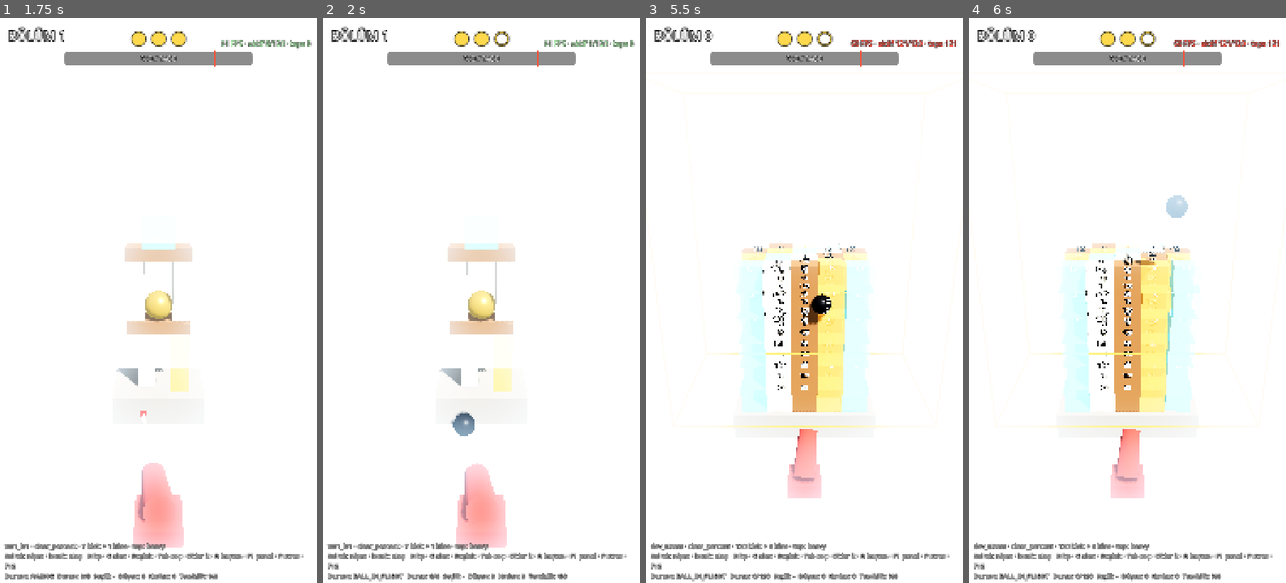
Above: before the commit, frames 1-4 (left to right).
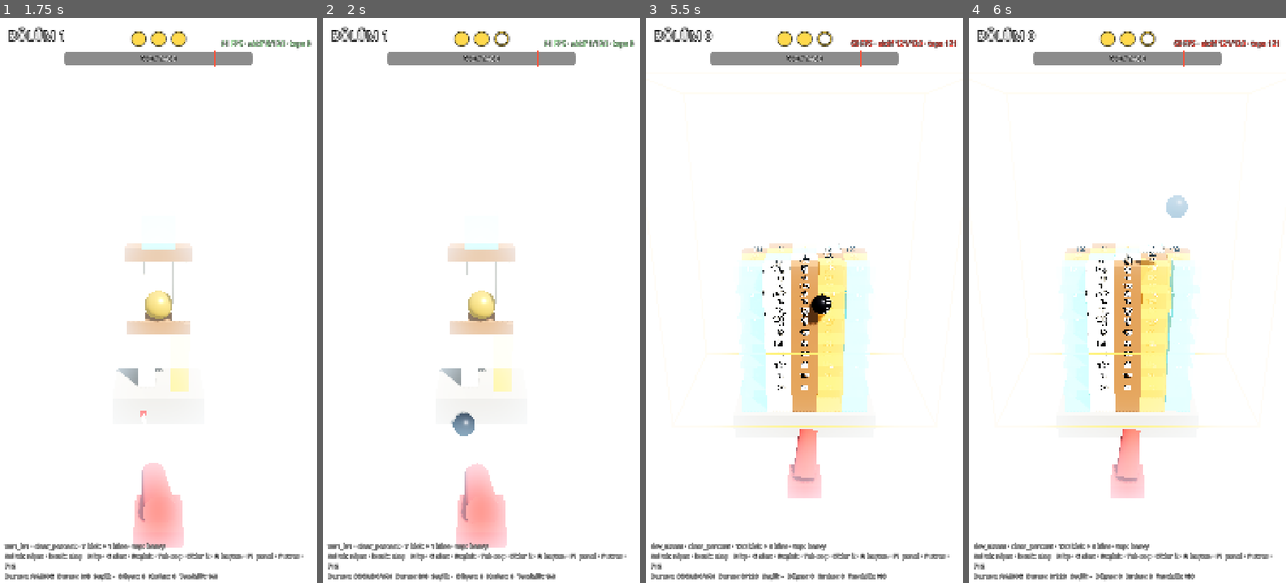
Above: after the commit, the same moments.

Repository: SenaAkyuz/gulleOyunu
Game: Godot game, scene res://src/main.tscn
The game is run twice, just before and just after one commit, with the same random seed, the same clock (stepped at 60 frames per second) and the same inputs.
Inputs (mouse positions are in pixels of both pictures, inside the frame that each line leads up to):
- Up to frame 1 (1.75 s): tap Enter at 0.5 s; move the mouse to (228, 272) at 0.52 s; hold Right 0.53-1.25 s; tap G at 0.6 s; click (228, 272) at 0.67 s; tap Space at 0.77, 1.25 s; drag from (95, 328) to (142, 413) at 1.27 s
- Up to frame 2 (2 s): no input
- Up to frame 3 (5.5 s): move the mouse to (836, 176) at 2.02 s; hold Right 2.03-2.75 s; tap Tab at 2.1 s; tap Enter at 2.75, 4.25 s; drag from (788, 413) to (709, 215) at 2.77 s; tap Space at 3.5, 3.77, 5 s; move the mouse to (899, 385) at 3.52 s; hold Left 3.53-4.25 s; tap P at 3.6 s; drag from (709, 215) to (756, 159) at 4.27 s; move the mouse to (820, 300) at 5.02 s; hold Down from 5.03 s (still down); tap H at 5.1 s; click (820, 300) at 5.17 s
- Up to frame 4 (6 s): release Down at 5.75 s; drag from (1079, 159) to (1064, 328) at 5.77 s

Frame 1 is identical in both runs. In frame 2, 0.5% of the frame differs, in the area x 9-78%, y 98-100%; in frame 3, 0.5%; in frame 4, 0.5%, in the area x 9-80%, y 98-100%.

Commit message:
Play-test feedback: continuous fire, instant win, slow-mo off
- rules.shots.refire_cooldown_sec 0.5: after the ball's first contact (EventBus.ball_hit) or
  expiry the player may fire again; the tower is not waited for (new COOLDOWN state)
- win checked every tick (live clear ratio / core), loss only after the last shot settled or
  settle_timeout; jackpot still counted after the win; stars from shots used
- rules.feel.slowmo_enabled false: no slow motion on jackpot / core drop
- docs/01, 02 (6.6, edge rule), 07 updated; validator + GameConfig required keys
- L01 sim: 20/20 wins, 20/20 jackpot, win reached in 3.9 s (was 5.5 s)

Co-Authored-By: Claude Opus 5.5 <noreply@anthropic.com>

Diff:
--- a/game_data/rules.json
+++ b/game_data/rules.json
@@ -29,7 +29,9 @@
     "default_per_level": 3,
     "extra_shot_price_gold": 50,
     "extra_shot_via_rewarded_ad": true,
-    "max_extra_shots_per_attempt": 2
+    "max_extra_shots_per_attempt": 2,
+    "refire_cooldown_sec": 0.5,
+    "_doc_refire": "Surekli atis: gulle ilk carptiktan (veya kaybolduktan) bu kadar sn sonra yeni atisa izin verilir; kulenin durulmasi beklenmez. Kazanma (hedef) her karede kontrol edilir; kaybetme yalnizca son gulle carpip her sey durulunca (veya physics.settle_timeout_sec) degerlendirilir."
   },
   "stars": {
     "mode": "shots_left",
@@ -93,6 +95,8 @@
     "shake_max_offset": 0.25,
     "shake_max_rotation_deg": 1.5,
     "shake_decay": 1.8,
+    "slowmo_enabled": false,
+    "_doc_slowmo": "false: jackpot/kure dususunde agir cekim yok (Faz 1 oynanis geri bildirimi). Faz 8'de yalnizca kazanma aninda kisa vurgu olarak denenecek (docs/07).",
     "final_slowmo_scale": 0.3,
     "final_slowmo_duration_sec": 0.6,
     "max_concurrent_bursts": 4,
--- a/src/autoload/event_bus.gd
+++ b/src/autoload/event_bus.gd
@@ -8,6 +8,8 @@
 signal ball_fired(ball_id: String)
 signal ball_impact(position: Vector3, impulse: float, material_id: String)
 signal ball_expired(ball_id: String)
+## First contact of a fired ball with anything (block, core, platform): starts the refire cooldown.
+signal ball_hit(ball_id: String)
 
 # --- Blocks / objective ---
 signal block_damaged(block: Node3D, hp_left: float)
--- a/src/autoload/game_config.gd
+++ b/src/autoload/game_config.gd
@@ -17,7 +17,7 @@
 	"objective_defaults.core_shape", "objective_defaults.core_material",
 	"objective_defaults.type", "objective_defaults.clear_percent_target",
 	"objective_defaults.clear_measure", "objective_defaults.broken_counts_as_cleared",
-	"shots.default_per_level",
+	"shots.default_per_level", "shots.refire_cooldown_sec", "feel.slowmo_enabled",
 	"feel.final_slowmo_scale", "feel.final_slowmo_duration_sec",
 	"stars.mode", "stars.three_star_min_shots_left_offset", "stars.two_star_min_shots_left_offset",
 	"physics.gravity", "physics.tick_rate", "physics.settle_timeout_sec",
--- a/src/gameplay/balls/ball.gd
+++ b/src/gameplay/balls/ball.gd
@@ -15,6 +15,7 @@
 var _life_left: float = 0.0
 var _kill_y: float = 0.0
 var _expired: bool = false
+var _hit: bool = false
 
 
 func setup(id: String) -> bool:
@@ -47,6 +48,9 @@
 	add_child(mi)
 
 	continuous_cd = true
+	contact_monitor = true
+	max_contacts_reported = 1
+	body_entered.connect(_on_body_entered)
 	can_sleep = true
 	collision_layer = PhysicsLayers.BALL
 	collision_mask = PhysicsLayers.PLATFORM | PhysicsLayers.BLOCK | PhysicsLayers.CORE
@@ -77,6 +81,14 @@
 		expire()
 
 
+## First contact only (refire cooldown, LevelReferee).
+func _on_body_entered(_body: Node) -> void:
+	if _hit:
+		return
+	_hit = true
+	EventBus.ball_hit.emit(ball_id)
+
+
 func expire() -> void:
 	if _expired:
 		return
--- a/src/gameplay/fx/slowmo.gd
+++ b/src/gameplay/fx/slowmo.gd
@@ -1,6 +1,6 @@
 class_name SlowMo
 extends Node
-## Golden Core slow motion (docs/07 §3): when the core leaves the platform,
+## Golden Core slow motion (docs/07 §3), only if rules.feel.slowmo_enabled: when the core leaves the platform,
 ## Engine.time_scale = rules.feel.final_slowmo_scale for final_slowmo_duration_sec (real time).
 ## Listens to EventBus only. Always restores normal time when the level is left (e.g. R restart).
 ## Uses a child Timer (freed with this node) so a restart mid-slowmo leaves nothing pending.
@@ -24,7 +24,7 @@
 
 
 func _on_core_dropped(_core: Node3D) -> void:
-	if not _timer.is_stopped():
+	if not bool(GameConfig.rule("feel.slowmo_enabled")) or not _timer.is_stopped():
 		return
 	Engine.time_scale = float(GameConfig.rule("feel.final_slowmo_scale"))
 	_timer.start(float(GameConfig.rule("feel.final_slowmo_duration_sec")))
--- a/src/gameplay/level/level_referee.gd
+++ b/src/gameplay/level/level_referee.gd
@@ -1,25 +1,29 @@
 class_name LevelReferee
 extends Node
-## Level rules (docs/02 §6.6, K-018):
-##   AIMING -> BALL_IN_FLIGHT -> SETTLING -> EVALUATE -> AIMING | WON | LOST
-## - BALL_IN_FLIGHT starts on EventBus.ball_fired (one shot used), SETTLING on ball_expired.
-## - SETTLING ends when every body in play rests (asleep or slower than
-##   rules.physics.settle_linear_velocity_threshold) or after rules.physics.settle_timeout_sec.
-## - EVALUATE applies the edge rule to every block and checks the objective:
-##     clear_percent (default): cleared volume (or count) / total >= target; cleared = fallen,
-##       or broken when rules.objective_defaults.broken_counts_as_cleared. Core/joints excluded.
+## Level rules (docs/02 §6.6, K-018) with continuous fire (Faz 1 play-test feedback):
+##   AIMING -> BALL_IN_FLIGHT -> COOLDOWN -> AIMING ...   (shots left)
+##                            -> SETTLING -> EVALUATE -> WON | LOST   (last shot)
+## - BALL_IN_FLIGHT starts on EventBus.ball_fired (one shot used). The ball's first contact
+##   (EventBus.ball_hit) or its expiry ends it: with shots left the player may fire again after
+##   rules.shots.refire_cooldown_sec (the tower is NOT waited for); after the last shot SETTLING
+##   waits until every body rests (asleep or slower than rules.physics.settle_linear_velocity_threshold,
+##   no ball alive) or rules.physics.settle_timeout_sec.
+## - WIN is checked every tick and happens the moment the objective is met:
+##     clear_percent (default): cleared volume (or count) / total >= target; cleared = centre of mass
+##       outside the platform (edge rule), or broken when rules.objective_defaults.broken_counts_as_cleared.
+##       Core/joints excluded.
 ##     drop_core / drop_all_cores: the core(s) fell off.
-##   Not met: shots left -> AIMING, none left -> LOST (no automatic final clear).
-## - Golden Core: checked every tick; dropping it emits EventBus.core_dropped (jackpot in
-##   clear_percent levels, never affects stars).
-## - Stars (rules.stars, mode shots_left) from shots left at the win.
+## - LOSS only in EVALUATE after the last shot settled (no automatic final clear).
+## - Golden Core: checked every tick, also after the win; dropping it emits EventBus.core_dropped
+##   (jackpot in clear_percent levels, never affects stars).
+## - Stars (rules.stars, mode shots_left) from shots left at the win (= shots used).
 ## Talks to the rest of the game only through EventBus.
 
-enum State { AIMING, BALL_IN_FLIGHT, SETTLING, EVALUATE, WON, LOST }
+enum State { AIMING, BALL_IN_FLIGHT, COOLDOWN, SETTLING, EVALUATE, WON, LOST }
 
 const STATE_NAMES := {
-	State.AIMING: "AIMING", State.BALL_IN_FLIGHT: "BALL_IN_FLIGHT", State.SETTLING: "SETTLING",
-	State.EVALUATE: "EVALUATE", State.WON: "WON", State.LOST: "LOST",
+	State.AIMING: "AIMING", State.BALL_IN_FLIGHT: "BALL_IN_FLIGHT", State.COOLDOWN: "COOLDOWN",
+	State.SETTLING: "SETTLING", State.EVALUATE: "EVALUATE", State.WON: "WON", State.LOST: "LOST",
 }
 const OBJ_CLEAR_PERCENT := "clear_percent"
 const OBJ_DROP_CORE := "drop_core"
@@ -49,6 +53,9 @@
 var _measure_volume: bool = true
 var _broken_counts: bool = true
 var _last_ratio: float = -1.0
+var _refire_cooldown: float = 0.0
+var _cooldown_left: float = 0.0
+var _balls_alive: int = 0
 
 
 func setup(level: Dictionary, tower: TowerBuilder, platform: Platform) -> void:
@@ -63,6 +70,7 @@
 	_settle_threshold = float(GameConfig.rule("physics.settle_linear_velocity_threshold"))
 	_measure_volume = str(GameConfig.rule("objective_defaults.clear_measure")) == MEASURE_VOLUME
 	_broken_counts = bool(GameConfig.rule("objective_defaults.broken_counts_as_cleared"))
+	_refire_cooldown = float(GameConfig.rule("shots.refire_cooldown_sec"))
 
 	var shots: Variant = level.get("shots", GameConfig.rule("shots.default_per_level"))
 	shots_total = int(shots)
@@ -78,6 +86,7 @@
 
 	EventBus.ball_fired.connect(_on_ball_fired)
 	EventBus.ball_expired.connect(_on_ball_expired)
+	EventBus.ball_hit.connect(_on_ball_hit)
 	_announce_start.call_deferred(str(level.get("id", "")))
 
 
@@ -108,12 +117,28 @@
 	if state != State.AIMING:
 		return
 	shots_left -= 1
+	_balls_alive += 1
 	EventBus.shots_changed.emit(shots_left, shots_total)
 	_set_state(State.BALL_IN_FLIGHT)
 
 
+func _on_ball_hit(_ball_id: String) -> void:
+	if state == State.BALL_IN_FLIGHT:
+		_ball_landed()
+
+
 func _on_ball_expired(_ball_id: String) -> void:
+	_balls_alive = maxi(0, _balls_alive - 1)
 	if state == State.BALL_IN_FLIGHT:
+		_ball_landed()
+
+
+## The current ball touched something (or vanished): refire cooldown, or settle after the last shot.
+func _ball_landed() -> void:
+	if shots_left > 0:
+		_cooldown_left = _refire_cooldown
+		_set_state(State.COOLDOWN)
+	else:
 		_settle_elapsed = 0.0
 		_set_state(State.SETTLING)
 
@@ -121,15 +146,24 @@
 func _physics_process(delta: float) -> void:
 	if _tower == null:
 		return
-	if state != State.WON and state != State.LOST:
-		_check_cores()
+	_check_cores()
 	_mark_settled_blocks()
 	_retire_lost_bodies()
 	_update_progress(false)
-	if state == State.SETTLING:
-		_settle_elapsed += delta
-		if _all_settled() or _settle_elapsed >= _settle_timeout:
-			_evaluate()
+	if state == State.WON or state == State.LOST:
+		return
+	if _objective_met():
+		_win()
+		return
+	match state:
+		State.COOLDOWN:
+			_cooldown_left -= delta
+			if _cooldown_left <= 0.0:
+				_set_state(State.AIMING)
+		State.SETTLING:
+			_settle_elapsed += delta
+			if (_all_settled() and _balls_alive == 0) or _settle_elapsed >= _settle_timeout:
+				_evaluate()
 
 
 func _check_cores() -> void:
@@ -166,6 +200,7 @@
 	return true
 
 
+## Last shot settled: final verdicts, then WON (met at the very end) or LOST.
 func _evaluate() -> void:
 	_set_state(State.EVALUATE)
 	for b in _tower.blocks:
@@ -173,14 +208,16 @@
 			b.set_fallen(_is_out(b))
 	_update_progress(true)
 	if _objective_met():
-		stars = _stars_for(shots_left)
-		_set_state(State.WON)
-		EventBus.level_completed.emit(stars, shots_left)
-	elif shots_left > 0:
-		_set_state(State.AIMING)
+		_win()
 	else:
 		_set_state(State.LOST)
 		EventBus.level_failed.emit()
+
+
+func _win() -> void:
+	stars = _stars_for(shots_left)
+	_set_state(State.WON)
+	EventBus.level_completed.emit(stars, shots_left)
 
 
 func _objective_met() -> bool:
Not shown, changed: ORDINO_TUM_DOKUMAN.txt
Not shown, changed: docs/01_OYUN_TASARIMI_GDD.md
Not shown, changed: docs/02_TEKNIK_MIMARI.md
Not shown, changed: docs/07_OYUN_HISSI_JUICE.md
